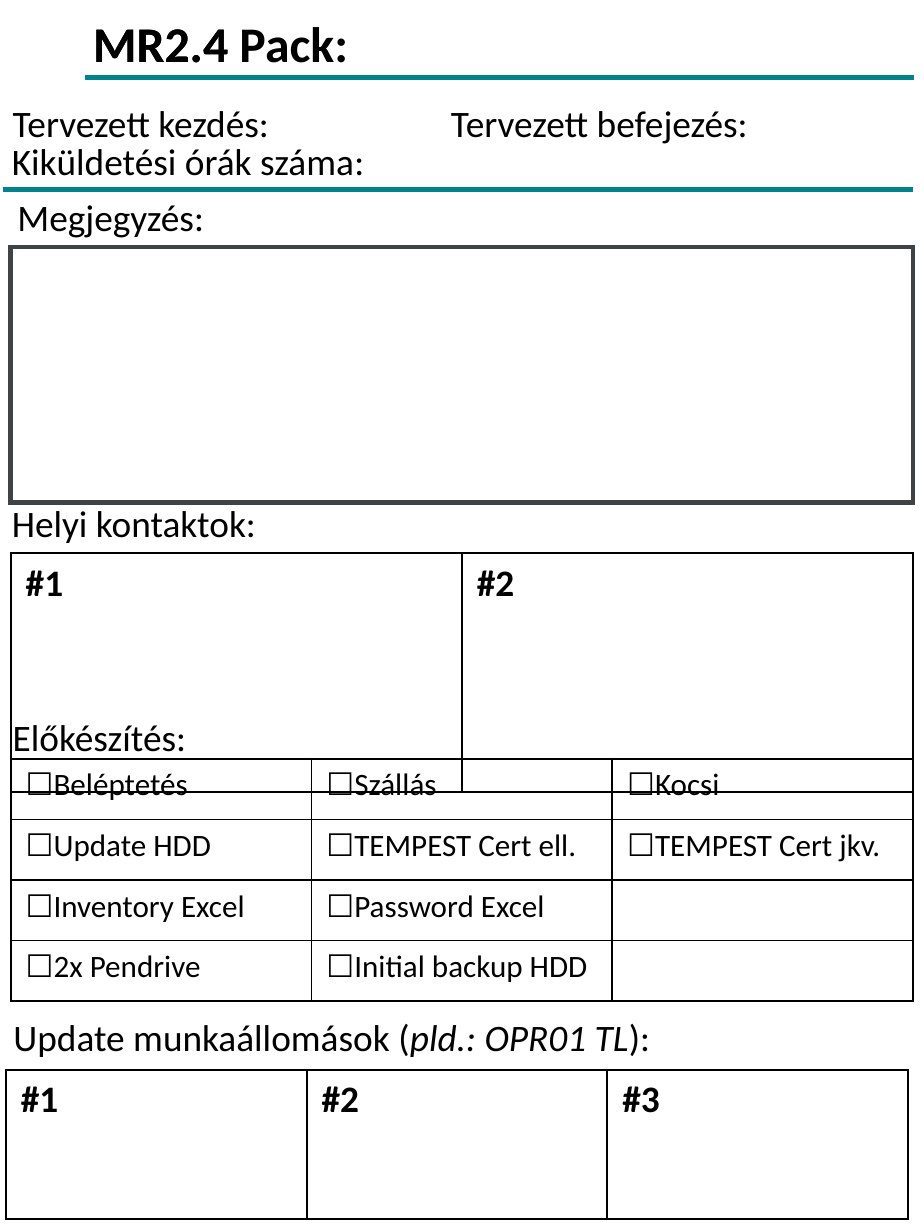
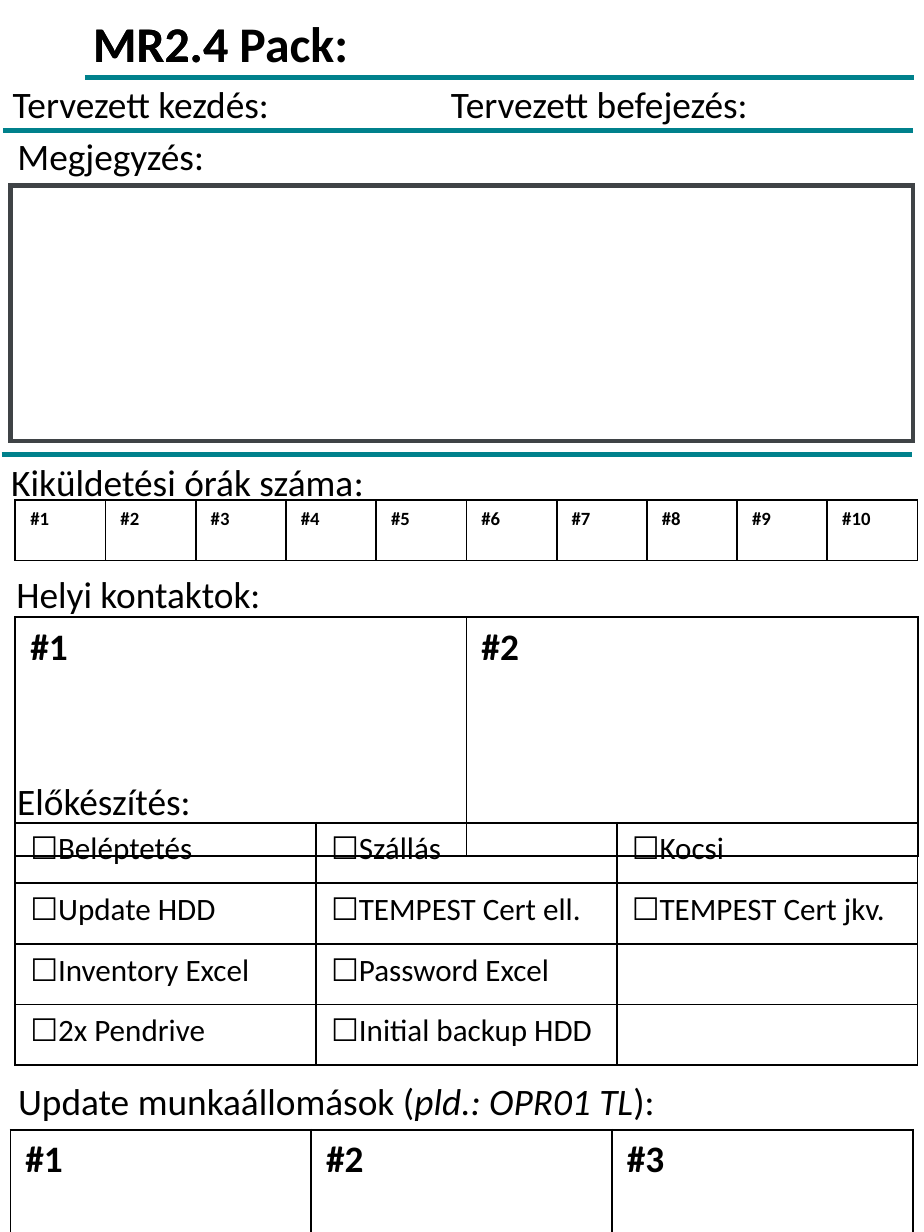
Before and after one commit to devilinside71/Onyx-Boox-Air-2-Plus-Templates, a slide deck: slide 1 of MR2.4/MR2.4_Full_v02.pptx. Drawn at 924x1232 pixels with LibreOffice and Linux fonts; fonts in the diff are those of the drawing; background and template pictures are left out. Boxes give left, top, right and bottom in pixels: in the first picture for what was removed or moved away, otherwise in the second. Text is boxed around its words. In the diff, an @@ line names an element or a change of style, - is before the commit and + after.

```diff
--- a/MR2.4/MR2.4_Full_v02.pptx
+++ b/MR2.4/MR2.4_Full_v02.pptx
@@ text "Tervezett kezdés:": place and size @@
-text "Tervezett kezdés:" at bbox=[13, 111, 269, 138]
+text "Tervezett kezdés:" at bbox=[13, 92, 269, 119]
@@ text "Tervezett befejezés:": place and size @@
-text "Tervezett befejezés:" at bbox=[451, 111, 748, 144]
+text "Tervezett befejezés:" at bbox=[451, 92, 748, 125]
@@ text "Megjegyzés:": place and size @@
-text "Megjegyzés:" at bbox=[17, 205, 204, 238]
+text "Megjegyzés:" at bbox=[17, 144, 204, 177]
@@ line added from (3, 130) to (914, 130), #00818C 2.25 pt @@
@@ rectangle: place and size @@
-rectangle at bbox=[10, 248, 912, 503]
+rectangle at bbox=[10, 185, 912, 440]
@@ text "Kiküldetési órák száma:" rewrapped from bbox=[12, 149, 364, 176] to bbox=[11, 470, 363, 506] @@
@@ line moved from (3, 190) - (914, 190) to (1, 454) - (912, 454) @@
@@ table added at bbox=[15, 500, 911, 561], 1 rows, 10 columns @@
+#1 | #2 | #3 | #4 | #5 | #6 | #7 | #8 | #9 | #10
@@ text "Helyi kontaktok:" rewrapped from bbox=[12, 511, 256, 543] to bbox=[16, 582, 260, 618] @@
@@ 2 tables, 1 text: place and size @@
-2 tables, 1 text at bbox=[10, 552, 912, 1057]
+2 tables, 1 text at bbox=[15, 616, 917, 1121]
@@ text "Előkészítés:": place and size @@
-text "Előkészítés:" at bbox=[13, 725, 186, 760]
+text "Előkészítés:" at bbox=[17, 789, 190, 824]
@@ table: place and size @@
-table at bbox=[6, 1069, 906, 1167]
+table at bbox=[10, 1129, 911, 1227]
```
Also in this commit, not shown: 1 other slide changed, 3 other files.
